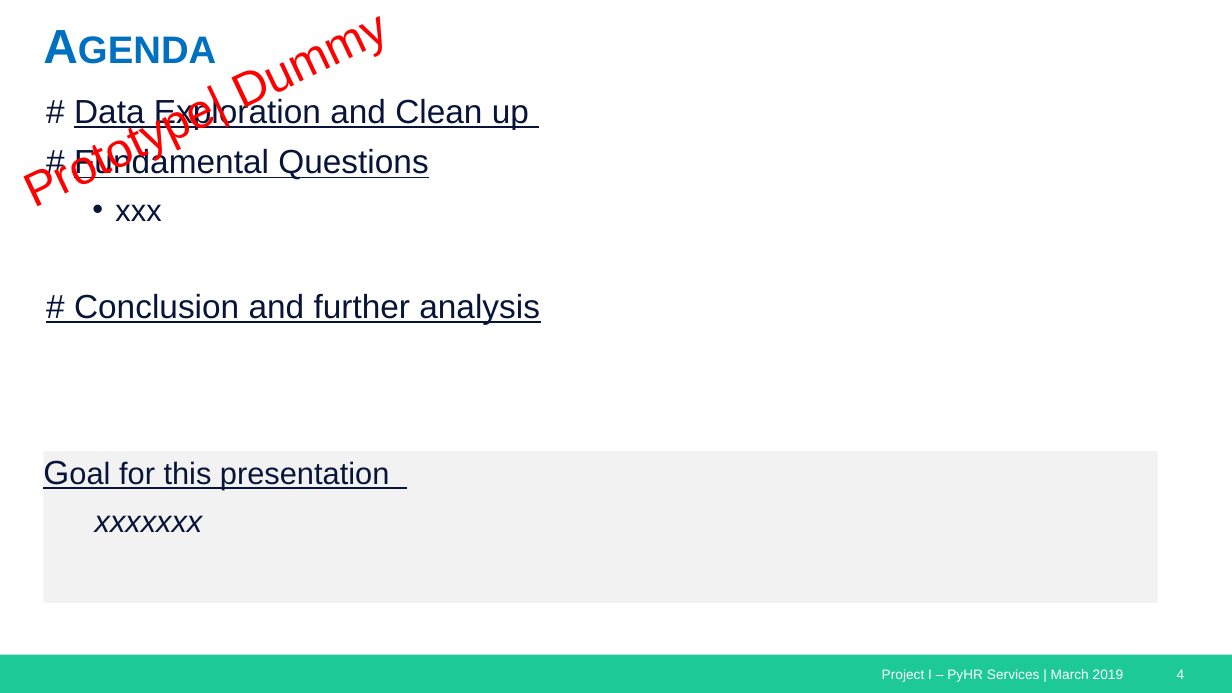
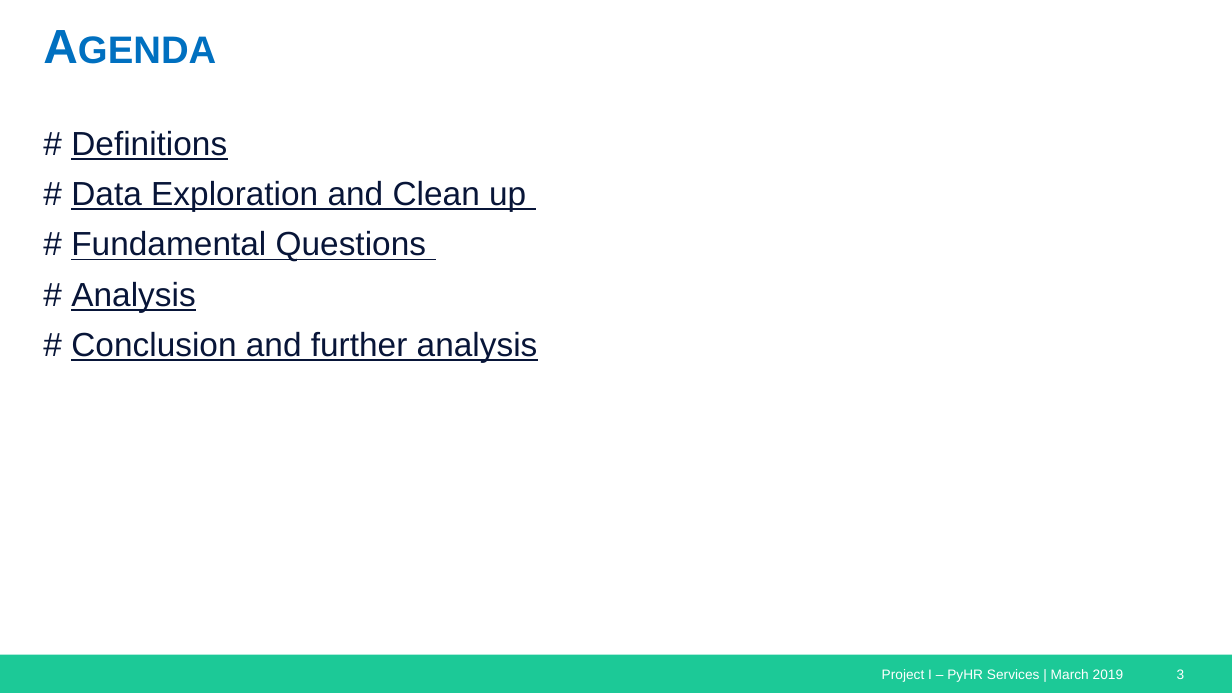
Before and after one commit to jvbonini/Project-I, a slide deck: slide 3 of Presentation/2_HRServices_Presentation_v3.pptx (slide 4 before the commit). Drawn at 1232x693 pixels with LibreOffice and Linux fonts; fonts in the diff are those of the drawing. Boxes give left, top, right and bottom in pixels: in the first picture for what was removed or moved away, otherwise in the second. Text is boxed around its words. In the diff, an @@ line names an element or a change of style, - is before the commit and + after.

```diff
--- a/Presentation/2_HRServices_Presentation_v3.pptx
+++ b/Presentation/2_HRServices_Presentation_v3.pptx
@@ text removed at <box>0,0,467,229</box> @@
-Prototype| Dummy
@@ text "# Definitions": place and size @@
-text "# Definitions" at <box>74,98,540,324</box>
+text "# Definitions" at <box>71,130,538,362</box>
@@ text at <box>71,130,227,160</box>: paragraph added @@
+# Definitions
@@ text at <box>71,281,195,312</box>: text changed; size 18 to 19.5 pt @@
-  • xxx
+# Analysis
@@ text at <box>71,331,538,362</box>: underline off in "#" @@
@@ rectangle removed at <box>43,451,1157,602</box> @@
-Goal for this presentation
-xxxxxxx
@@ page number at <box>1177,669,1185,679</box>: text changed @@
-4
+3
```
Also in this commit, not shown: 8 other slides changed, 4 slides added, 9 slides removed, 3 other files.
